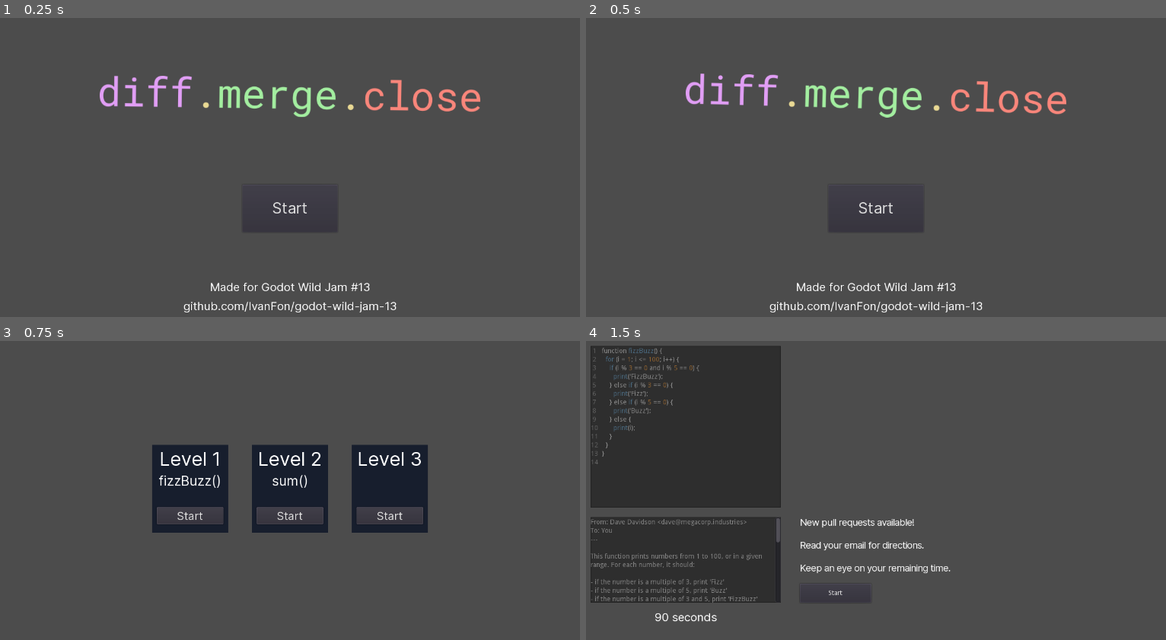
Above: before the commit, frames 1-4 (two rows, left to right).
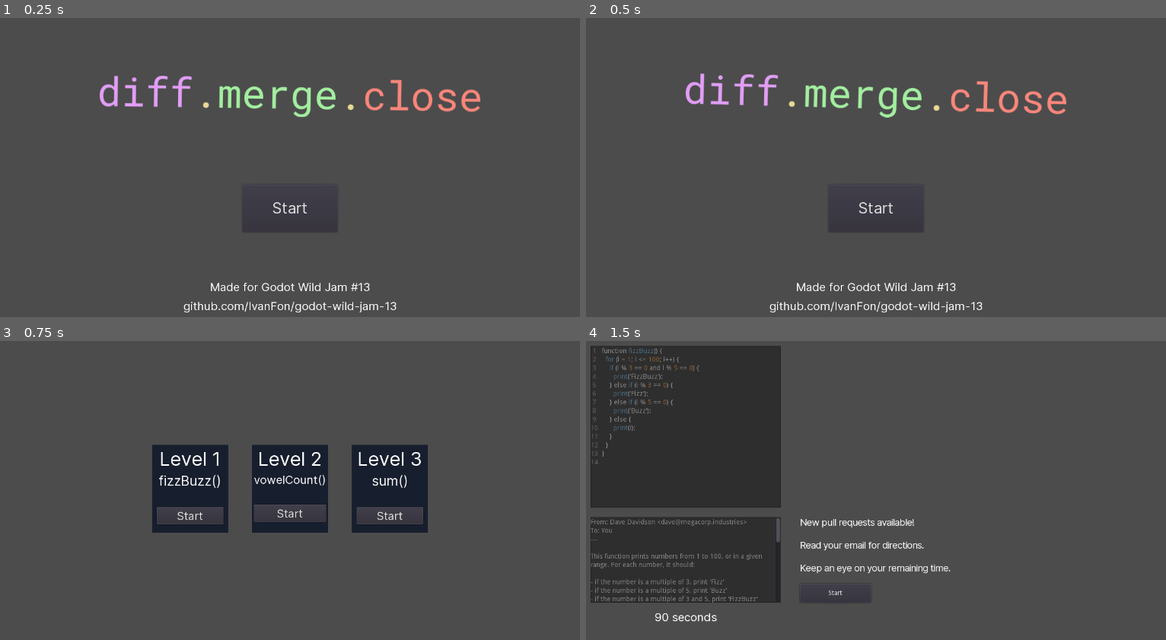
Above: after the commit, the same moments.

Repository: IvanFon/godot-wild-jam-13
Game: Godot game, scene res://Scenes/Menu.tscn
The game is run twice, just before and just after one commit, with the same random seed, the same clock (stepped at 60 frames per second) and the same inputs.
Inputs:
- Up to frame 1 (0.25 s): no input
- Up to frame 2 (0.5 s): no input
- Up to frame 3 (0.75 s): click "Start" at 0.5 s
- Up to frame 4 (1.5 s): click "Start" at 1.25 s

Frames 1-2 are identical in both runs. In frame 3, 0.6% of the frame differs, in the area x 43-71%, y 44-62%; in frame 4, nothing differs.

Commit message:
Add third level (jam final)

Diff:
--- a/Levels/2.gd
+++ b/Levels/2.gd
@@ -3,8 +3,7 @@
 To: You
 ---
 
-This function needs to take two numbers and return their sum. The current code""" +\
-""" is displayed above this email.
+This function counts the number of vowels in a given word.
 
 You will receive a series of pull requests. Each pull request contains proposed""" + \
 ' changes to the code. You will be able to merge (accept) the pull request, or' + \
@@ -31,225 +30,110 @@
 
 
 """,
-	'orig': """function sum(a, b) {
-  return a + b;
-}""",
+	'orig': """function vowelCount(word) {
+  vowels = ['a', 'e', 'i', 'o', 'u', 'A', 'E', 'I', 'O', 'U'];
+  count = 0;
+  for (letter in word) {
+    // Check if letter is in vowels array
+    if (vowels.includes(letter)) {
+      count = count + 1;
+    }
+  }
+
+  return count;
+}
+""",
 	'time': 60,
 	'diffs': [
 		{
-			'correct': true,
-			'id': '00d15b5',
-			'code': """function sum(a, b) {
-  // Add two numbers
-  return a + b;
+			'correct': false,
+			'id': '5f69744',
+			'code': """function vowelCount(word) {
+  vowels = ['a', 'e', 'i', 'o', 'u', 'y'];
+  count = 0;
+  for (letter in word) {
+    // Check if letter is in vowels array
+    if (vowels.includes(letter)) {
+      count = count + 1;
+    }
+  }
+
+  return count;
 }
 """,
 			'diff': """diff --git a/1.js b/2.js
-index d81e0a1..00d15b5 100644
+index 62b6b0e..5f69744 100644
 --- a/1.js
 +++ b/2.js
-@@ -1,3 +1,4 @@
- function sum(a, b) {
-+  // Add two numbers
-   return a + b;
- }
+@@ -1,5 +1,5 @@
+ function vowelCount(word) {
+-  vowels = ['a', 'e', 'i', 'o', 'u', 'A', 'E', 'I', 'O', 'U'];
++  vowels = ['a', 'e', 'i', 'o', 'u', 'y'];
+   count = 0;
+   for (letter in word) {
+     // Check if letter is in vowels array
 """,
 		},
 		{
 			'correct': false,
-			'id': 'ac2aa78',
-			'code': """function sum(a, b) {
-  // Add two numbers
-  return a - b;
+			'id': 'bd7f31a',
+			'code': """function vowelCount(word) {
+  vowels = ['A', 'E', 'I', 'O', 'U', 'Y'];
+  count = 0;
+  for (letter in word) {
+    // Check if letter is in vowels array
+    if (vowels.includes(letter)) {
+      count = count + 1;
+    }
+  }
+
+  return count;
 }
 """,
-			'diff': """diff --git a/2.js b/3.js
-index 00d15b5..ac2aa78 100644
---- a/2.js
+			'diff': """diff --git a/1.js b/3.js
+index 62b6b0e..bd7f31a 100644
+--- a/1.js
 +++ b/3.js
-@@ -1,4 +1,4 @@
- function sum(a, b) {
-   // Add two numbers
--  return a + b;
-+  return a - b;
- }
+@@ -1,5 +1,5 @@
+ function vowelCount(word) {
+-  vowels = ['a', 'e', 'i', 'o', 'u', 'A', 'E', 'I', 'O', 'U'];
++  vowels = ['A', 'E', 'I', 'O', 'U', 'Y'];
+   count = 0;
+   for (letter in word) {
+     // Check if letter is in vowels array
 """,
 		},
 		{
 			'correct': true,
-			'id': '0abbdbd',
-			'code': """function sum(first, second) {
-  // Add two numbers
-  sum = first + second;
-  return sum;
+			'id': '1579d0d',
+			'code': """function vowelCount(word) {
+  vowels = ['a', 'e', 'i', 'o', 'u', 'y'];
+  count = 0;
+  for (letter in word.toLowerCase()) {
+    // Check if letter is in vowels array
+    if (vowels.includes(letter)) {
+      count = count + 1;
+    }
+  }
+
+  return count;
 }
 """,
-			'diff': """diff --git a/2.js b/4.js
-index 00d15b5..0abbdbd 100644
---- a/2.js
+			'diff': """diff --git a/1.js b/4.js
+index 62b6b0e..1579d0d 100644
+--- a/1.js
 +++ b/4.js
-@@ -1,4 +1,5 @@
--function sum(a, b) {
-+function sum(first, second) {
-   // Add two numbers
--  return a + b;
-+  sum = first + second;
-+  return sum;
- }
+@@ -1,7 +1,7 @@
+ function vowelCount(word) {
+-  vowels = ['a', 'e', 'i', 'o', 'u', 'A', 'E', 'I', 'O', 'U'];
++  vowels = ['a', 'e', 'i', 'o', 'u', 'y'];
+   count = 0;
+-  for (letter in word) {
++  for (letter in word.toLowerCase()) {
+     // Check if letter is in vowels array
+     if (vowels.includes(letter)) {
+       count = count + 1;
 """,
 		},
-		{
-			'correct': false,
-			'id': '8ac60e9',
-			'code': """function sum(a, b) {
-  // Add two numbers
-  first = a;
-  second = a;
-  sum = first + second;
-  return sum;
-}
-""",
-			'diff': """diff --git a/4.js b/5.js
-index 0abbdbd..8ac60e9 100644
---- a/4.js
-+++ b/5.js
-@@ -1,5 +1,7 @@
--function sum(first, second) {
-+function sum(a, b) {
-   // Add two numbers
-+  first = a;
-+  second = a;
-   sum = first + second;
-   return sum;
- }
-""",
-		},
-		{
-			'correct': true,
-			'id': 'b866d57',
-			'code': """function sum(first, second) {
-  // Add two numbers
-  sum = 0;
-  numbers = [first, second];
-  for (i = 0; i < numbers.length; i++) {
-    sum = sum + numbers[i];
-  }
-
-  return sum;
-}
-""",
-			'diff': """diff --git a/4.js b/6.js
-index 0abbdbd..b866d57 100644
---- a/4.js
-+++ b/6.js
-@@ -1,5 +1,10 @@
- function sum(first, second) {
-   // Add two numbers
--  sum = first + second;
-+  sum = 0;
-+  numbers = [first, second];
-+  for (i = 0; i < numbers.length; i++) {
-+    sum = sum + numbers[i];
-+  }
-+
-   return sum;
- }
-""",
-		},
-		{
-			'correct': false,
-			'id': '1f00693',
-			'code': """/* Adds two numbers together.
- *
- * Arguments:
- *  first - first number to be added
- *  second - second number to be added
- *
- * Returns:
- *  Sum of both numbers.
- */
-function sum(first, second) {
-  // Copy numbers for improved efficiency
-  a = first;
-  b = second;
-
-  // Validate input to ensure that arguments are numbers
-  /// @TODO: check if numbers are within specified range
-  assert(typeof(a) === 'number');
-  assert(typeof(b) === 'number');
-
-  log('Adding numbers');
-
-  // Generate sum of both numbers
-  sum = 0;
-  sum = sum + a;
-  sum = sum + b;
-
-  // Programatically generate sum using proprietary array-looping algorithm
-  total = 0;
-  numbers = [first, second];
-  for (i = 0; i < numbers.length; i++) {
-    total = total + numbers[i];
-  }
-
-  // Validate that sum was correctly calculated
-  assert(sum === a + b);
-  assert(sum === total);
-
-  // Return calculated sum of both numbers
-  return a * b;
-}
-""",
-			'diff': """diff --git a/6.js b/7.js
-index b866d57..1f00693 100644
---- a/6.js
-+++ b/7.js
-@@ -1,10 +1,40 @@
-+/* Adds two numbers together.
-+ *
-+ * Arguments:
-+ *  first - first number to be added
-+ *  second - second number to be added
-+ *
-+ * Returns:
-+ *  Sum of both numbers.
-+ */
- function sum(first, second) {
--  // Add two numbers
-+  // Copy numbers for improved efficiency
-+  a = first;
-+  b = second;
-+
-+  // Validate input to ensure that arguments are numbers
-+  /// @TODO: check if numbers are within specified range
-+  assert(typeof(a) === 'number');
-+  assert(typeof(b) === 'number');
-+
-+  log('Adding numbers');
-+
-+  // Generate sum of both numbers
-   sum = 0;
-+  sum = sum + a;
-+  sum = sum + b;
-+
-+  // Programatically generate sum using proprietary array-looping algorithm
-+  total = 0;
-   numbers = [first, second];
-   for (i = 0; i < numbers.length; i++) {
--    sum = sum + numbers[i];
-+    total = total + numbers[i];
-   }
-
--  return sum;
-+  // Validate that sum was correctly calculated
-+  assert(sum === a + b);
-+  assert(sum === total);
-+
-+  // Return calculated sum of both numbers
-+  return a * b;
- }
-""",
-		},
-
 	],
 }
--- /dev/null
+++ b/Levels/3.gd
@@ -0,0 +1,255 @@
+const DATA = {
+	'problem': """From: Dave Davidson <dave@megacorp.industries>
+To: You
+---
+
+This function needs to take two numbers and return their sum. The current code""" +\
+""" is displayed above this email.
+
+You will receive a series of pull requests. Each pull request contains proposed""" + \
+' changes to the code. You will be able to merge (accept) the pull request, or' + \
+""" close (deny) the pull request.
+
+The green lines (starting with a +) are lines that are to be added.
+
+The red lines (starting with a -) are lines that are to be removed.
+
+Your job is to evaluate the changes in each pull request.
+
+You must merge as many changes as you can, without breaking the code. Don't worry""" + \
+""" about anything like code style or variable names, just make sure the code works.
+
+If you merge broken code, you will be fired.
+
+If you close a working pull request, you will be fired.
+
+If you exceed your time limit (shown below this email), you will be fired.
+
+Good luck,
+Dave Davidson
+Megacorp Industries
+
+
+""",
+	'orig': """function sum(a, b) {
+  return a + b;
+}""",
+	'time': 90,
+	'diffs': [
+		{
+			'correct': true,
+			'id': '00d15b5',
+			'code': """function sum(a, b) {
+  // Add two numbers
+  return a + b;
+}
+""",
+			'diff': """diff --git a/1.js b/2.js
+index d81e0a1..00d15b5 100644
+--- a/1.js
++++ b/2.js
+@@ -1,3 +1,4 @@
+ function sum(a, b) {
++  // Add two numbers
+   return a + b;
+ }
+""",
+		},
+		{
+			'correct': false,
+			'id': 'ac2aa78',
+			'code': """function sum(a, b) {
+  // Add two numbers
+  return a - b;
+}
+""",
+			'diff': """diff --git a/2.js b/3.js
+index 00d15b5..ac2aa78 100644
+--- a/2.js
++++ b/3.js
+@@ -1,4 +1,4 @@
+ function sum(a, b) {
+   // Add two numbers
+-  return a + b;
++  return a - b;
+ }
+""",
+		},
+		{
+			'correct': true,
+			'id': '0abbdbd',
+			'code': """function sum(first, second) {
+  // Add two numbers
+  sum = first + second;
+  return sum;
+}
+""",
+			'diff': """diff --git a/2.js b/4.js
+index 00d15b5..0abbdbd 100644
+--- a/2.js
++++ b/4.js
+@@ -1,4 +1,5 @@
+-function sum(a, b) {
++function sum(first, second) {
+   // Add two numbers
+-  return a + b;
++  sum = first + second;
++  return sum;
+ }
+""",
+		},
+		{
+			'correct': false,
+			'id': '8ac60e9',
+			'code': """function sum(a, b) {
+  // Add two numbers
+  first = a;
+  second = a;
+  sum = first + second;
+  return sum;
+}
+""",
+			'diff': """diff --git a/4.js b/5.js
+index 0abbdbd..8ac60e9 100644
+--- a/4.js
++++ b/5.js
+@@ -1,5 +1,7 @@
+-function sum(first, second) {
++function sum(a, b) {
+   // Add two numbers
++  first = a;
++  second = a;
+   sum = first + second;
+   return sum;
+ }
+""",
+		},
+		{
+			'correct': true,
+			'id': 'b866d57',
+			'code': """function sum(first, second) {
+  // Add two numbers
+  sum = 0;
+  numbers = [first, second];
+  for (i = 0; i < numbers.length; i++) {
+    sum = sum + numbers[i];
+  }
+
+  return sum;
+}
+""",
+			'diff': """diff --git a/4.js b/6.js
+index 0abbdbd..b866d57 100644
+--- a/4.js
++++ b/6.js
+@@ -1,5 +1,10 @@
+ function sum(first, second) {
+   // Add two numbers
+-  sum = first + second;
++  sum = 0;
++  numbers = [first, second];
++  for (i = 0; i < numbers.length; i++) {
++    sum = sum + numbers[i];
++  }
++
+   return sum;
+ }
+""",
+		},
+		{
+			'correct': false,
+			'id': '1f00693',
+			'code': """/* Adds two numbers together.
+ *
+ * Arguments:
+ *  first - first number to be added
+ *  second - second number to be added
+ *
+ * Returns:
+ *  Sum of both numbers.
+ */
+function sum(first, second) {
+  // Copy numbers for improved efficiency
+  a = first;
+  b = second;
+
+  // Validate input to ensure that arguments are numbers
+  /// @TODO: check if numbers are within specified range
+  assert(typeof(a) === 'number');
+  assert(typeof(b) === 'number');
+
+  log('Adding numbers');
+
+  // Generate sum of both numbers
+  sum = 0;
+  sum = sum + a;
+  sum = sum + b;
+
+  // Programatically generate sum using proprietary array-looping algorithm
+  total = 0;
+  numbers = [first, second];
+  for (i = 0; i < numbers.length; i++) {
+    total = total + numbers[i];
+  }
+
+  // Validate that sum was correctly calculated
+  assert(sum === a + b);
+  assert(sum === total);
+
+  // Return calculated sum of both numbers
+  return a * b;
+}
+""",
+			'diff': """diff --git a/6.js b/7.js
+index b866d57..1f00693 100644
+--- a/6.js
++++ b/7.js
+@@ -1,10 +1,40 @@
++/* Adds two numbers together.
++ *
++ * Arguments:
++ *  first - first number to be added
++ *  second - second number to be added
++ *
++ * Returns:
++ *  Sum of both numbers.
++ */
+ function sum(first, second) {
+-  // Add two numbers
++  // Copy numbers for improved efficiency
++  a = first;
++  b = second;
++
++  // Validate input to ensure that arguments are numbers
++  /// @TODO: check if numbers are within specified range
++  assert(typeof(a) === 'number');
++  assert(typeof(b) === 'number');
++
++  log('Adding numbers');
++
++  // Generate sum of both numbers
+   sum = 0;
++  sum = sum + a;
++  sum = sum + b;
++
++  // Programatically generate sum using proprietary array-looping algorithm
++  total = 0;
+   numbers = [first, second];
+   for (i = 0; i < numbers.length; i++) {
+-    sum = sum + numbers[i];
++    total = total + numbers[i];
+   }
+
+-  return sum;
++  // Validate that sum was correctly calculated
++  assert(sum === a + b);
++  assert(sum === total);
++
++  // Return calculated sum of both numbers
++  return a * b;
+ }
+""",
+		},
+
+	],
+}
--- a/Scenes/LevelSelect.tscn
+++ b/Scenes/LevelSelect.tscn
@@ -1,10 +1,15 @@
-[gd_scene load_steps=6 format=2]
+[gd_scene load_steps=8 format=2]
 
 [ext_resource path="res://Scripts/Levels.gd" type="Script" id=1]
 [ext_resource path="res://assets/fonts/level_title_font.tres" type="DynamicFont" id=2]
 [ext_resource path="res://assets/fonts/level_func_font.tres" type="DynamicFont" id=3]
 [ext_resource path="res://assets/fonts/level_completed_font.tres" type="DynamicFont" id=4]
 [ext_resource path="res://assets/fonts/level_start_font.tres" type="DynamicFont" id=5]
+[ext_resource path="res://assets/fonts/Inter-Regular.ttf" type="DynamicFontData" id=6]
+
+[sub_resource type="DynamicFont" id=1]
+size = 24
+font_data = ExtResource( 6 )
 
 [node name="Levels" type="Control"]
 anchor_right = 1.0
@@ -86,13 +91,13 @@
 anchor_top = 0.5
 anchor_right = 0.5
 anchor_bottom = 0.5
-margin_left = -70.0
+margin_left = -76.0
 margin_top = -87.5
-margin_right = 70.0
+margin_right = 76.0
 margin_bottom = 87.5
 
 [node name="Name" type="Label" parent="Level 2/VBoxContainer"]
-margin_right = 140.0
+margin_right = 152.0
 margin_bottom = 49.0
 custom_fonts/font = ExtResource( 2 )
 text = "Level 2"
@@ -100,24 +105,25 @@
 
 [node name="Desc" type="Label" parent="Level 2/VBoxContainer"]
 margin_top = 53.0
-margin_right = 140.0
-margin_bottom = 88.0
-custom_fonts/font = ExtResource( 3 )
-text = "sum()"
+margin_right = 152.0
+margin_bottom = 83.0
+custom_fonts/font = SubResource( 1 )
+text = "vowelCount()"
 align = 1
 
 [node name="Completed" type="Label" parent="Level 2/VBoxContainer"]
-margin_top = 92.0
-margin_right = 140.0
-margin_bottom = 122.0
+margin_top = 87.0
+margin_right = 152.0
+margin_bottom = 117.0
 custom_fonts/font = ExtResource( 4 )
 custom_colors/font_color = Color( 0, 0, 0, 0 )
 text = "Completed"
 align = 1
 
 [node name="StartButton" type="Button" parent="Level 2/VBoxContainer"]
+margin_left = 5.0
 margin_top = 126.0
-margin_right = 140.0
+margin_right = 145.0
 margin_bottom = 162.0
 custom_fonts/font = ExtResource( 5 )
 text = "Start"
@@ -155,6 +161,7 @@
 margin_right = 140.0
 margin_bottom = 88.0
 custom_fonts/font = ExtResource( 3 )
+text = "sum()"
 align = 1
 
 [node name="Completed" type="Label" parent="Level 3/VBoxContainer"]
--- a/Scripts/Game.gd
+++ b/Scripts/Game.gd
@@ -7,6 +7,7 @@
 const LEVELS = [
 	preload('res://Levels/1.gd'),
 	preload('res://Levels/2.gd'),
+	preload('res://Levels/3.gd'),
 ]
 
 onready var curLevel = get_node("/root/Global").level
Not shown, added: assets/3/1.js
Not shown, added: assets/3/12n.diff
Not shown, added: assets/3/13n.diff
Not shown, added: assets/3/14.diff
Not shown, added: assets/3/2.js
Not shown, added: assets/3/3.js
Not shown, added: assets/3/4.js
